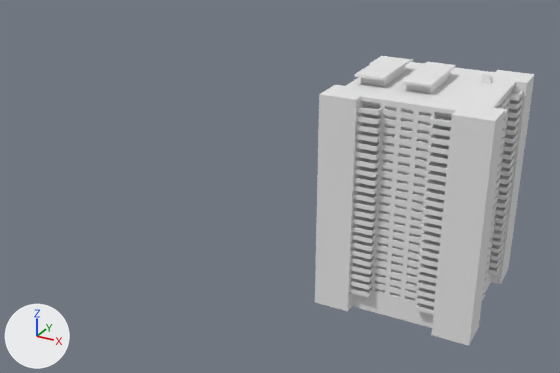
The FBX model Assets/Environment/Unique/Scene_A/SM_Scene_A_Blockout05.fbx as it was, and as the next commit left it.
Rendered twice from a 50 mm lens placed at (181.0, -276.0, 208.0), pointed at (-33.0, 113.0, 13.0). Lighting does not change. The marker at lower left points along +X, +Y and +Z. Where no turn or scale is listed for an object, it has been applied to the vertices. Vertices at the same position are counted once.

The first picture shows 'SM_Scene_A_Blockout05'.
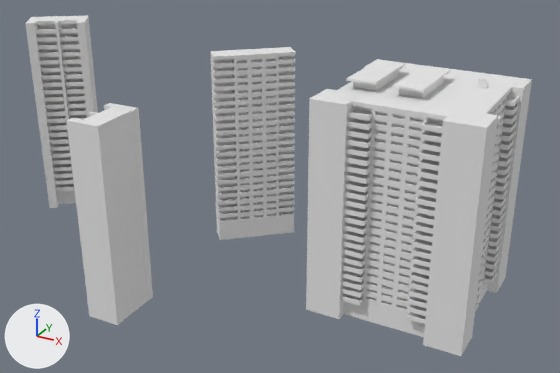
Where the change shows, as pixel boxes [x1, y1, x2, y2] in the pictures (560 x 373 px; the box of a moved part takes in the faces that stretch with it):
```json
{"object": "SM_Scene_A_Blockout05", "change": "reshaped", "before": [315, 56, 535, 346], "after": [25, 16, 532, 356], "on screen": "130% wider, 17% taller"}
{"part": 1, "of": "me_cube_048", "change": "moved or reshaped", "before": [335, 62, 521, 328], "after": [326, 66, 518, 337]}
{"part": 2, "of": "me_cube_048", "change": "moved or reshaped", "before": [431, 107, 505, 346], "after": [423, 114, 498, 356]}
{"part": 3, "of": "me_cube_048", "change": "moved or reshaped", "before": [489, 263, 501, 275], "after": [484, 272, 497, 284]}
{"part": 4, "of": "me_cube_048", "change": "deleted", "before": [315, 56, 535, 315]}
{"part": 5, "of": "me_cube_048", "change": "built on", "before": [495, 91, 523, 223], "after": [306, 59, 532, 324]}
{"part": 6, "of": "me_cube_048", "change": "added", "after": [25, 16, 98, 208]}
{"part": 7, "of": "me_cube_048", "change": "added", "after": [67, 103, 153, 325]}
{"part": 8, "of": "me_cube_048", "change": "added", "after": [210, 47, 296, 240]}
```

Scene script edits in JSON lines:
```json
{"block": "me_cube_048", "where": "# used by ob_sm_scene_a_blockout05; location = (0.0, 0.0, 0.0)"}
{"op": "remove", "block": "me_cube_048", "code": "me_cube_048.from_pydata(...)  # 8828 vertices, 7002 faces; spans x 2.1..99.1, y 88.7..185.4, z -46.4..91.3"}
{"op": "add", "block": "me_cube_048", "code": "me_cube_048.from_pydata(...)  # 14060 vertices, 11147 faces; spans x -207.7..98.3, y 27.1..176.2, z -60.7..105.3"}
{"block": "me_cube_048", "change": "me_cube_048 part 1: the loose piece of 3952 vertices spanning x 8.7..92.8, y 95.3..178.8, z -46.4..84.9 is turned -1.2 degrees about the z axis through its middle, then moved by (0.0, -10.7, 0.0)"}
{"block": "me_cube_048", "change": "me_cube_048 part 2: the loose piece of 8 vertices spanning x 77.1..99.1, y 89.4..110.9, z -46.4..84.8 is turned -1.2 degrees about the z axis through its middle, then moved by (-0.8, -11.4, 0.0)"}
{"block": "me_cube_048", "change": "me_cube_048 part 3: the loose piece of 26 vertices spanning x 91.6..96.6, y 152.3..164.3, z -34.4..-31.6 is turned -1.2 degrees about the z axis through its middle, then moved by (0.4, -11.6, 0.0)"}
{"block": "me_cube_048", "change": "me_cube_048 part 4: 149 loose pieces with 3750 vertices, spanning x 2.1..97.7, y 88.7..185.4, z -46.4..91.3, are deleted"}
{"block": "me_cube_048", "change": "me_cube_048 part 5: 390 vertices removed from x 4.3..96.6, y 109.7..164.3, z -34.4..80.3; 4140 vertices added at x 3.0..98.3, y 78.9..173.8, z -46.4..91.3"}
{"block": "me_cube_048", "change": "me_cube_048 part 6: 1754 vertices added at x -207.7..-165.1, y 75.4..113.8, z -23.0..105.3"}
{"block": "me_cube_048", "change": "me_cube_048 part 7: 1754 vertices added at x -121.8..-99.8, y 27.1..64.3, z -60.7..67.7"}
{"block": "me_cube_048", "change": "me_cube_048 part 8: 1724 vertices added at x -100.2..-50.5, y 129.5..176.2, z -46.4..84.9"}
```
